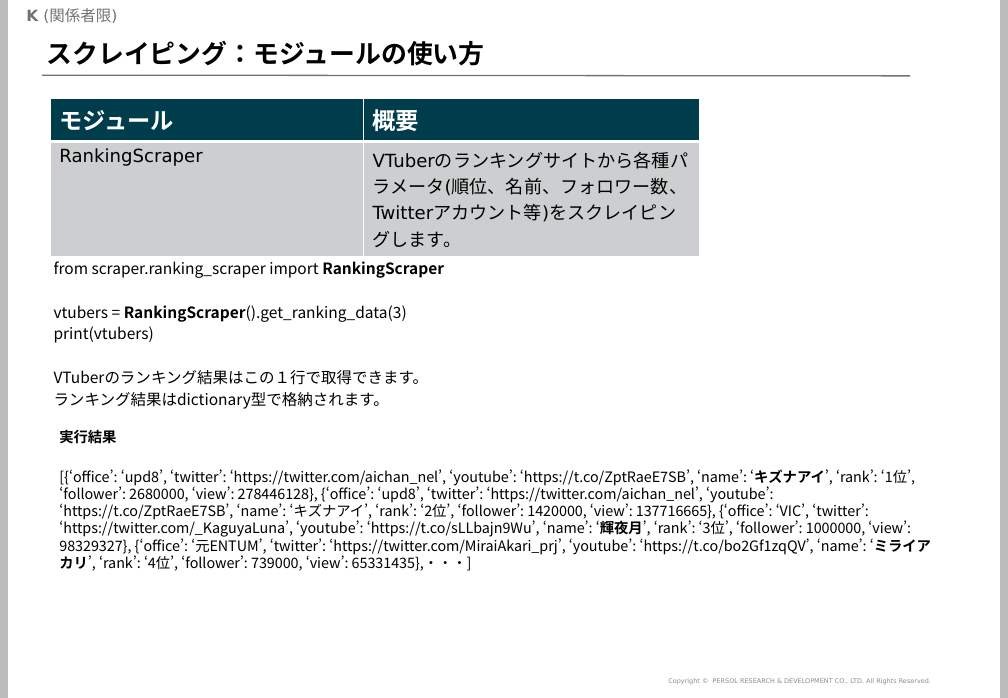
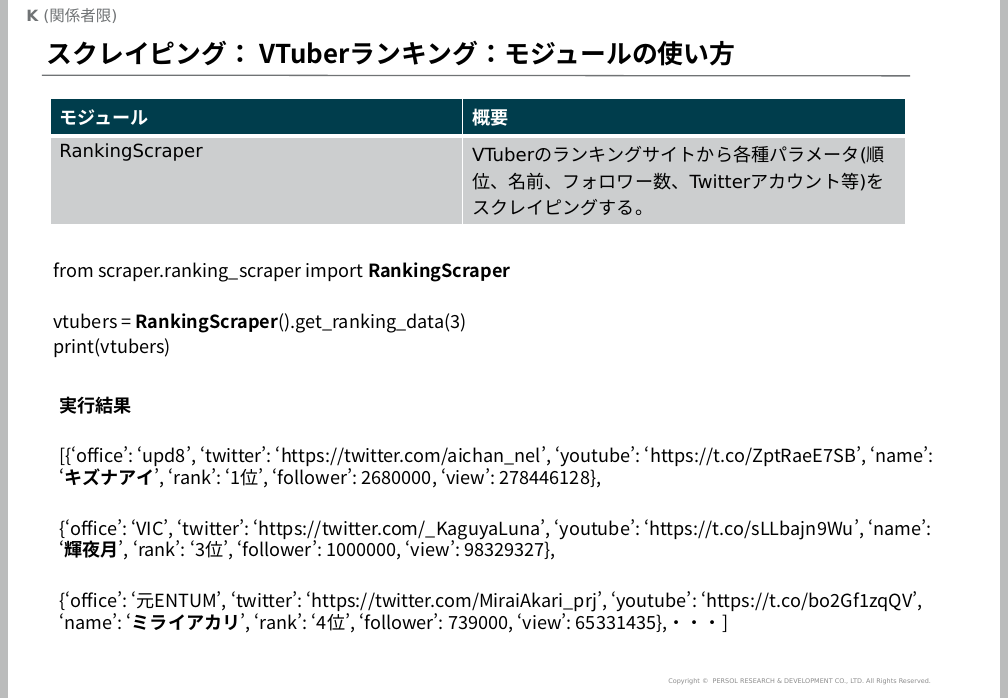
Before and after one commit to mogrodown/python_session, a slide deck: slide 21 of doc/python中級講座_2020.pptx (slide 19 before the commit). Drawn at 1008x698 pixels with LibreOffice and Linux fonts; fonts in the diff are those of the drawing; background and template pictures are left out. Boxes give left, top, right and bottom in pixels: in the first picture for what was removed or moved away, otherwise in the second. Text is boxed around its words. In the diff, an @@ line names an element or a change of style, - is before the commit and + after.

```diff
--- a/doc/python中級講座_2020.pptx
+++ b/doc/python中級講座_2020.pptx
@@ title at [46, 41, 735, 66]: text changed @@
-スクレイピング：モジュールの使い方
+スクレイピング： VTuberランキング：モジュールの使い方
@@ table at [50, 99, 906, 219] @@
-row 2, column 2: VTuberのランキングサイトから各種パラメータ(順位、名前、フォロワー数、Twitterアカウント等)をスクレイピングします。
+row 2, column 2: VTuberのランキングサイトから各種パラメータ(順位、名前、フォロワー数、Twitterアカウント等)をスクレイピングする。
@@ size 18 to 14 pt in "モジュール", "概要" @@
@@ table: place and size @@
-table at [50, 99, 700, 251]
+table at [50, 99, 906, 219]
@@ text "from scraper.ranking_scraper import RankingScraper" at [54, 262, 510, 357]: size 12 to 14 pt @@
@@ text "実行結果": place and size @@
-text "実行結果" at [59, 430, 931, 571]
+text "実行結果" at [59, 396, 933, 633]
@@ text at [54, 370, 429, 409]: paragraphs removed @@
-VTuberのランキング結果はこの１行で取得できます。
-ランキング結果はdictionary型で格納されます。
@@ text at [59, 396, 131, 414]: size 11.1 to 14 pt in "実行結果" @@
@@ text at [59, 446, 933, 633]: text changed; size 11.1 to 14 pt @@
-[{‘office’: ‘upd8’, ‘twitter’: ‘https://twitter.com/aichan_nel’, ‘youtube’: ‘https://t.co/ZptRaeE7SB’, ‘name’: ‘キズナアイ’, ‘rank’: ‘1位’, ‘follower’: 2680000, ‘view’: 278446128}, {‘office’: ‘upd8’, ‘twitter’: ‘https://twitter.com/aichan_nel’, ‘youtube’: ‘https://t.co/ZptRaeE7SB’, ‘name’: ‘キズナアイ’, ‘rank’: ‘2位’, ‘follower’: 1420000, ‘view’: 137716665}, {‘office’: ‘VIC’, ‘twitter’: ‘https://twitter.com/_KaguyaLuna’, ‘youtube’: ‘https://t.co/sLLbajn9Wu’, ‘name’: ‘輝夜月’, ‘rank’: ‘3位’, ‘follower’: 1000000, ‘view’: 98329327}, {‘office’: ‘元ENTUM’, ‘twitter’: ‘https://twitter.com/MiraiAkari_prj’, ‘youtube’: ‘https://t.co/bo2Gf1zqQV’, ‘name’: ‘ミライアカリ’, ‘rank’: ‘4位’, ‘follower’: 739000, ‘view’: 65331435},・・・]
+[{‘office’: ‘upd8’, ‘twitter’: ‘https://twitter.com/aichan_nel’, ‘youtube’: ‘https://t.co/ZptRaeE7SB’, ‘name’: ‘キズナアイ’, ‘rank’: ‘1位’, ‘follower’: 2680000, ‘view’: 278446128},
+{‘office’: ‘VIC’, ‘twitter’: ‘https://twitter.com/_KaguyaLuna’, ‘youtube’: ‘https://t.co/sLLbajn9Wu’, ‘name’: ‘輝夜月’, ‘rank’: ‘3位’, ‘follower’: 1000000, ‘view’: 98329327},
+{‘office’: ‘元ENTUM’, ‘twitter’: ‘https://twitter.com/MiraiAkari_prj’, ‘youtube’: ‘https://t.co/bo2Gf1zqQV’, ‘name’: ‘ミライアカリ’, ‘rank’: ‘4位’, ‘follower’: 739000, ‘view’: 65331435},・・・]
```
Also in this commit, not shown: 21 other slides changed, 3 slides added, 1 other file.
